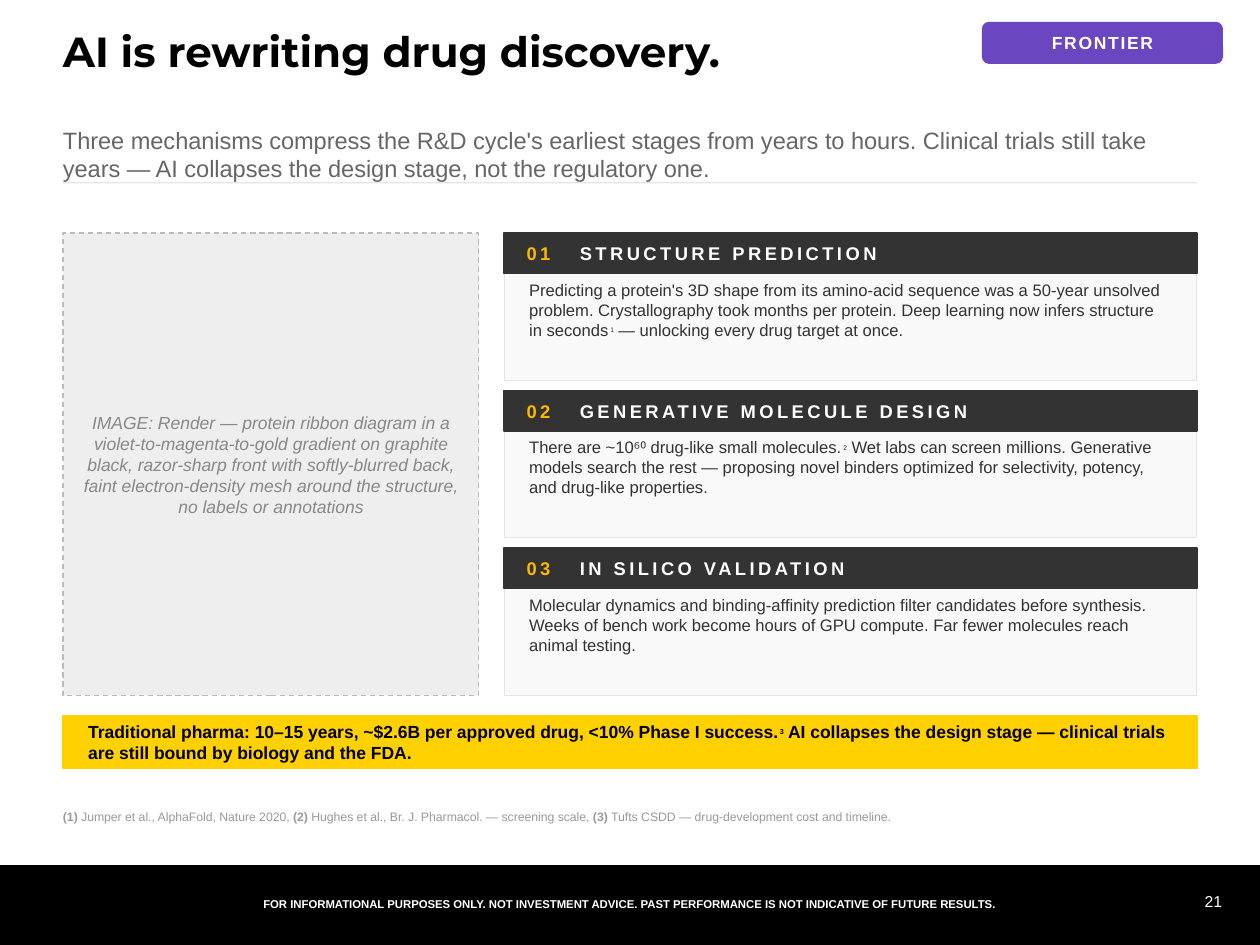
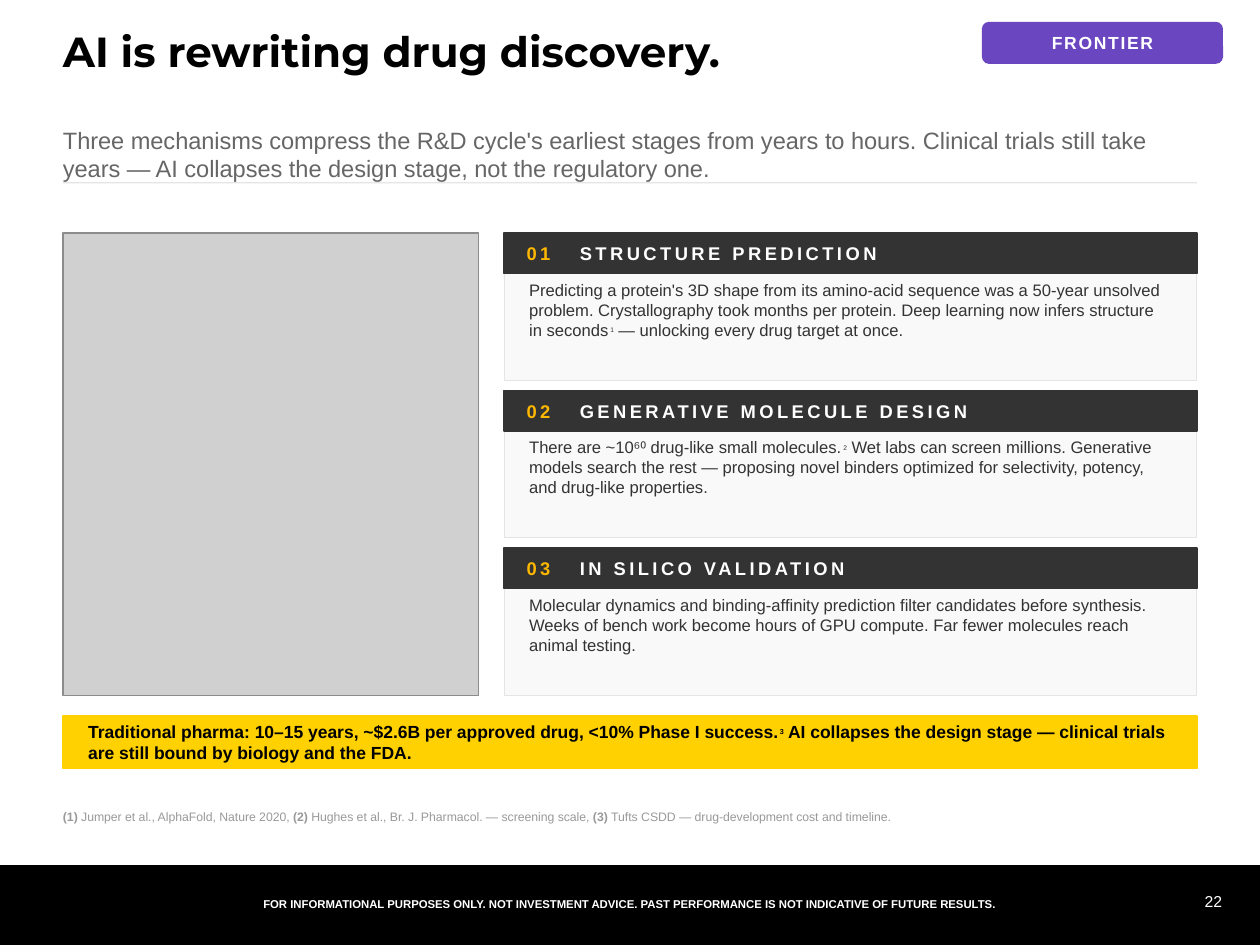
Before and after one commit to samuelcmcclellan-cell/ai-markets-deck, a slide deck: slide 22 of ai-markets-deck.pptx (slide 21 before the commit). Drawn at 1260x945 pixels with LibreOffice and Linux fonts; fonts in the diff are those of the drawing; grey boxes stand for pictures. Boxes give left, top, right and bottom in pixels: in the first picture for what was removed or moved away, otherwise in the second. Text is boxed around its words. In the diff, an @@ line names an element or a change of style, - is before the commit and + after.

```diff
--- a/ai-markets-deck.pptx
+++ b/ai-markets-deck.pptx
@@ rectangle removed at (63,233,479,696) @@
@@ picture added at (63,233,479,696) @@
@@ text removed at (84,416,458,513) @@
-IMAGE: Render — protein ribbon diagram in a violet-to-magenta-to-gold gradient on graphite black, razor-sharp front with softly-blurred back, faint electron-density mesh around the structure, no labels or annotations
@@ text at (1205,896,1223,907): text changed @@
-21
+22
```
Also in this commit, not shown: 19 other slides changed, 2 slides added, 1 slide removed, 42 other files.
